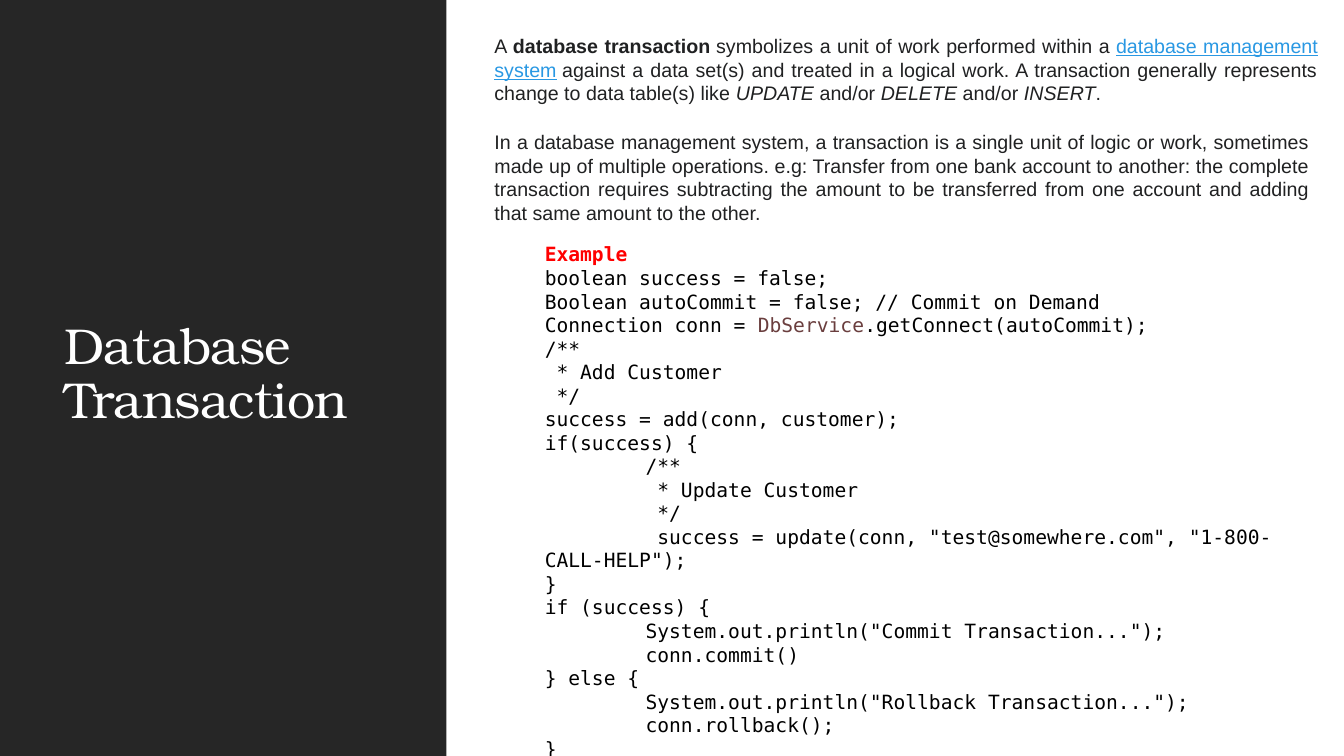
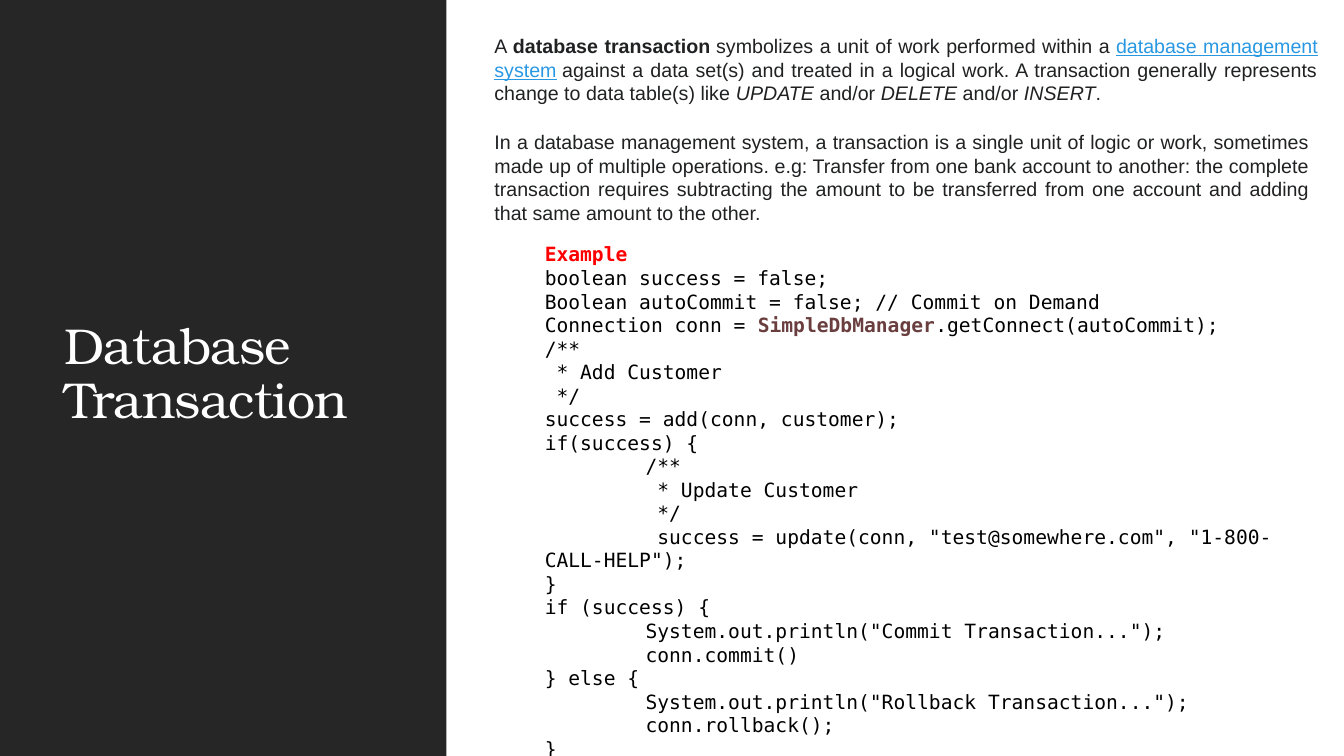
Before and after one commit to JSS-DEVCORE/JdbcExample, a slide deck: slide 17 of docs/JDBC Insights.pptx. Drawn at 1344x756 pixels with LibreOffice and Linux fonts; fonts in the diff are those of the drawing. Boxes give left, top, right and bottom in pixels: in the first picture for what was removed or moved away, otherwise in the second. Text is boxed around its words. In the diff, an @@ line names an element or a change of style, - is before the commit and + after.

```diff
--- a/docs/JDBC Insights.pptx
+++ b/docs/JDBC Insights.pptx
@@ text at bbox=[545, 316, 1219, 337]: text changed @@
-  Connection conn = DbService.getConnect(autoCommit);
+  Connection conn = SimpleDbManager.getConnect(autoCommit);
```
Also in this commit, not shown: 7 other slides changed, 1 slide added, 12 other files.
